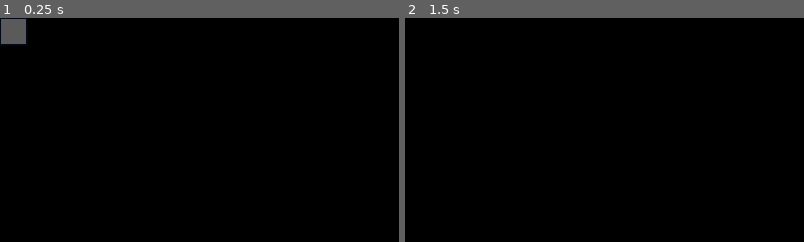
Above: before the commit, frames 1-2 (left to right).
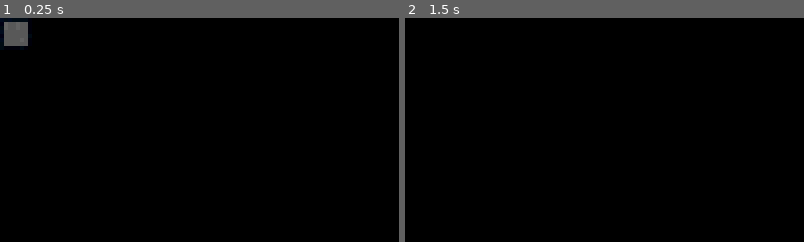
Above: after the commit, the same moments.

Repository: thelazyone/godot_rts
Game: Godot game, scene res://world.tscn
The game is run twice, just before and just after one commit, with the same random seed, the same clock (stepped at 60 frames per second) and the same inputs.
Inputs (mouse positions are % of the whole screen's width and height, from its top left):
- Up to frame 1 (0.25 s): no input
- Up to frame 2 (1.5 s): tap Enter at 0.5 s; move the mouse to (72, 45) at 0.52 s; hold Right (ui_right) 0.53-1.28 s; click (72, 45) at 0.6 s; tap Space at 1.25 s; move the mouse to (30, 55) at 1.27 s; hold Down (ui_down) from 1.28 s (still down); right-click (30, 55) at 1.35 s
The pictures show only the part of the screen within x 0-50%, y 0-50%; the shares and areas given below are measured in that part.

The runs differ from the first frame. In frame 1, 0.3% of the frame differs, in the area x 0-8%, y 0-13%; in frame 2, nothing differs.

Commit message:
Moved pixelization logic, fixed pixel shader

Diff:
--- a/Actors.gd
+++ b/Actors.gd
@@ -35,6 +35,24 @@
 
 # Callbacks
 func go_to(coordinate):
+
+	# First calculating the amount of elements to move:
+	var total_elements = 0
+	var plane_baricenter = Vector3(0, 0, 0)
+	for child in get_children():
+		if "is_selected" in child and child.is_selected:
+			total_elements = total_elements + 1
+
+			# Calculating the baricenter. TODO make an autoload with geometry functs.
+			plane_baricenter = plane_baricenter + child.position
+
+	plane_baricenter = plane_baricenter / total_elements
+
+	# Creating a grid of positions to reach:
+	#var
+	# TODO
+
+	# TODO move the units in a grid
 	for child in get_children():
 		if "is_selected" in child and child.is_selected:
 			child.command_move(m_Camera.coords_on_xz(coordinate))
--- a/Components/combat_component.gd
+++ b/Components/combat_component.gd
@@ -45,10 +45,8 @@
 # State commands
 func combat_aim(coordinates):
 	state = CombatStates.Aiming
-	print ("aiming to ", coordinates)
 	plane_target = coordinates
 
 func combat_stop():
 	state = CombatStates.Idle
-	print ("stopping the aim")
 	plane_target = Vector2(0, 0)
--- a/ObjectsScripts/CameraBase.gd
+++ b/ObjectsScripts/CameraBase.gd
@@ -1,5 +1,6 @@
 extends Node3D
 
+var pixelOffset = Vector2(0.0, 0.0)
 
 func coords_on_xz(screen_position):
 	var z0_plane  = Plane(Vector3(0, 1, 0), 0)
@@ -23,13 +24,21 @@
 	var camera_speed_z = camera_obj.size * camera_speed / (camera_obj.get_window().size.y * sin(camera_obj.rotation[0]))
 
 	if Input.is_action_pressed("ui_right"):
-		camera_obj.position.x += camera_speed_x
+		pixelOffset.x += camera_speed
+		move(Vector3(camera_speed_x, 0, 0))
 
 	if Input.is_action_pressed("ui_left"):
-		camera_obj.position.x -= camera_speed_x
+		pixelOffset.x -= camera_speed
+		move(Vector3(-camera_speed_x, 0, 0))
 
 	if Input.is_action_pressed("ui_down"):
-		camera_obj.position.z -= camera_speed_z
+		pixelOffset.y -= camera_speed
+		move(Vector3(0, 0, -camera_speed_z))
 
 	if Input.is_action_pressed("ui_up"):
-		camera_obj.position.z += camera_speed_z
+		pixelOffset.y += camera_speed
+		move(Vector3(0, 0, camera_speed_z))
+
+func move(i_vector):
+	position += i_vector
+	%Pixelation.set_pixel_offset(pixelOffset);
--- /dev/null
+++ b/Pixelation.gd
@@ -0,0 +1,14 @@
+extends CanvasLayer
+
+
+# Called when the node enters the scene tree for the first time.
+func _ready():
+	pass # Replace with function body.
+
+
+# Called every frame. 'delta' is the elapsed time since the previous frame.
+func _process(delta):
+	pass
+
+func set_pixel_offset(offset):
+	get_node("PixelScreen").get_material().set_shader_parameter("pixelOffset", offset);
--- a/Shaders/pixel_1.gdshader
+++ b/Shaders/pixel_1.gdshader
@@ -1,21 +1,19 @@
 shader_type canvas_item;
 
 // Setting the pixel size as an external input
-uniform int pixelSize: hint_range(2, 32, 2) = 2;
+uniform int pixelSize: hint_range(2, 32, 1) = 2;
 uniform vec2 pixelOffset = vec2(0., 0.);
 uniform int colorRange: hint_range (1, 64, 1) = 16;
 uniform float hardness: hint_range (0., 1.) = 0.5;
 uniform float dither: hint_range (0., 1.) = 0.5;
 
 // Screen coordinated are sampled
-uniform sampler2D screen_texture : hint_screen_texture, filter_linear_mipmap;
-uniform sampler2D screen_texture_near : hint_screen_texture, filter_nearest_mipmap;
+uniform sampler2D screen_texture : hint_screen_texture, filter_linear;
+uniform sampler2D screen_texture_near : hint_screen_texture, filter_nearest;
 
 // Simple random function from https://thebookofshaders.com/10/
 float random2D (vec2 coord) {
-    return fract(sin(dot(coord.xy,
-                         vec2(12.9898,78.233)))*
-        43758.5453123);
+    return fract(sin(dot(coord.xy, vec2(12.9898,78.233))) * 43758.5453123);
 }
 
 float divFloat (float value, float module) {
@@ -24,6 +22,10 @@
 
 float modFloat (float value, float module) {
 	return value - divFloat(value, module);
+}
+
+int modInt (int value, int module) {
+	return value - value / module;
 }
 
 // Determining whether the current point is using the bottom or top value.
@@ -47,24 +49,15 @@
 void fragment ()
 {
 	// Setting the pixel size to calculate the reduction
-	vec2 iRse = 1.0 / SCREEN_PIXEL_SIZE;
-	float onePixelSizeX = 1.0  / iRse.x;
-	float onePixelSizeY = 1.0  / iRse.y;
+	float onePixelSizeX = SCREEN_PIXEL_SIZE.x;
+	float onePixelSizeY = SCREEN_PIXEL_SIZE.y;
 
 	// the size of one new pixel cell, expressed as value between 0 and 1,
 	// where 1 is the whole screen.
 	float cellSizeX = float(pixelSize) * onePixelSizeX;
 	float cellSizeY = float(pixelSize) * onePixelSizeY;
-
-	// The absolute offset is used for dither only:
-	// Even in this case - the value is between 0 and 1 in the coordinates.
-	float ditherOffsetX = onePixelSizeX * pixelOffset.x;
-	float ditherOffsetY = onePixelSizeY * pixelOffset.y;
-
-	// The offset is now converted in this cells index, and capped.
-	// the unit here is portion of the screen, so these values are pretty small.
 	float offsetX = modFloat(pixelOffset.x, float(pixelSize)) * onePixelSizeX;
-	float offsetY = modFloat(ditherOffsetY, cellSizeY);
+	float offsetY = modFloat(pixelOffset.y, float(pixelSize)) * onePixelSizeY;
 
 	// From the UV value (the rough render) of the point, calculating the XY coordinate.
 	// x and y are values varying between 0 and 1, expressing coordinates on the screen.
@@ -79,9 +72,11 @@
 	// But sub-sampling the colour tones into a more 8 bit style.bool
 	// TODO go for a proper palette instead!
 	float colorStepF = 1. / float(colorRange);
-	float r = discreteWithDither(output_texture[0], colorStepF, vec2(x - ditherOffsetX, y + ditherOffsetY));
-	float g = discreteWithDither(output_texture[1], colorStepF, vec2(x - ditherOffsetX, y + ditherOffsetY));
-	float b = discreteWithDither(output_texture[2], colorStepF, vec2(x - ditherOffsetX, y + ditherOffsetY));
+	float ditherOffsetX = onePixelSizeX * pixelOffset.x;
+	float ditherOffsetY = onePixelSizeY * pixelOffset.y;
+	float r = discreteWithDither(output_texture[0], colorStepF, vec2(x + ditherOffsetX, y - ditherOffsetY));
+	float g = discreteWithDither(output_texture[1], colorStepF, vec2(x + ditherOffsetX, y - ditherOffsetY));
+	float b = discreteWithDither(output_texture[2], colorStepF, vec2(x + ditherOffsetX, y - ditherOffsetY));
 
 	COLOR = vec4(r,g,b,output_texture[3]);;
 }
--- a/world.tscn
+++ b/world.tscn
@@ -1,14 +1,24 @@
-[gd_scene load_steps=14 format=3 uid="uid://by6usbkw54p0d"]
+[gd_scene load_steps=16 format=3 uid="uid://by6usbkw54p0d"]
 
 [ext_resource type="Script" path="res://ObjectsScripts/CameraBase.gd" id="1_a4iqy"]
 [ext_resource type="Script" path="res://world.gd" id="1_gmsn8"]
 [ext_resource type="Script" path="res://ObjectsScripts/RectSelection.gd" id="2_qyexx"]
 [ext_resource type="Shader" path="res://Shaders/edges_v2.gdshader" id="3_qry1y"]
 [ext_resource type="Script" path="res://Actors.gd" id="3_u47dp"]
+[ext_resource type="Script" path="res://Pixelation.gd" id="6_l4fd8"]
 [ext_resource type="Shader" path="res://Shaders/pixel_1.gdshader" id="6_vjooq"]
+
+[sub_resource type="ShaderMaterial" id="ShaderMaterial_ncspn"]
+shader = ExtResource("6_vjooq")
+shader_parameter/pixelSize = 12
+shader_parameter/pixelOffset = Vector2(0, 0)
+shader_parameter/colorRange = 16
+shader_parameter/hardness = 0.5
+shader_parameter/dither = 0.5
 
 [sub_resource type="ShaderMaterial" id="ShaderMaterial_4qdle"]
 render_priority = 0
+next_pass = SubResource("ShaderMaterial_ncspn")
 shader = ExtResource("3_qry1y")
 shader_parameter/shadow_color = Color(0, 0, 0, 1)
 shader_parameter/light_color = Color(1, 1, 1, 1)
@@ -39,16 +49,17 @@
 
 [sub_resource type="ShaderMaterial" id="ShaderMaterial_t1dld"]
 shader = ExtResource("6_vjooq")
-shader_parameter/pixelSize = 2
+shader_parameter/pixelSize = 3
 shader_parameter/pixelOffset = Vector2(0, 0)
-shader_parameter/colorRange = 16
-shader_parameter/hardness = 0.938
-shader_parameter/dither = 0.376
+shader_parameter/colorRange = 26
+shader_parameter/hardness = 0.753
+shader_parameter/dither = 0.974
 
 [node name="World" type="Node3D"]
 script = ExtResource("1_gmsn8")
 
 [node name="CameraBase" type="Node3D" parent="."]
+unique_name_in_owner = true
 script = ExtResource("1_a4iqy")
 
 [node name="Camera3D" type="Camera3D" parent="CameraBase"]
@@ -81,6 +92,7 @@
 omni_range = 23.7319
 
 [node name="UnitsControl" type="CanvasLayer" parent="."]
+follow_viewport_enabled = true
 script = ExtResource("2_qyexx")
 
 [node name="Rect" type="Panel" parent="UnitsControl"]
@@ -92,7 +104,8 @@
 script = ExtResource("3_u47dp")
 
 [node name="Pixelation" type="CanvasLayer" parent="."]
-visible = false
+unique_name_in_owner = true
+script = ExtResource("6_l4fd8")
 
 [node name="PixelScreen" type="ColorRect" parent="Pixelation"]
 material = SubResource("ShaderMaterial_t1dld")
Not shown, changed: .gitignore
